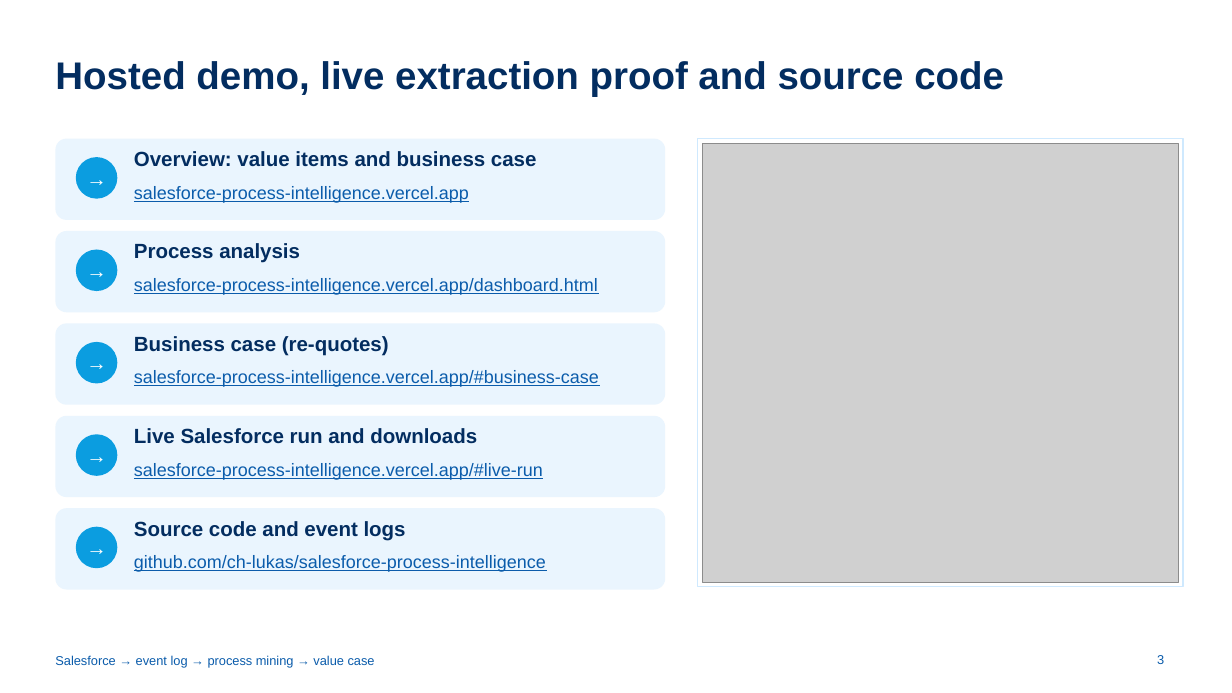
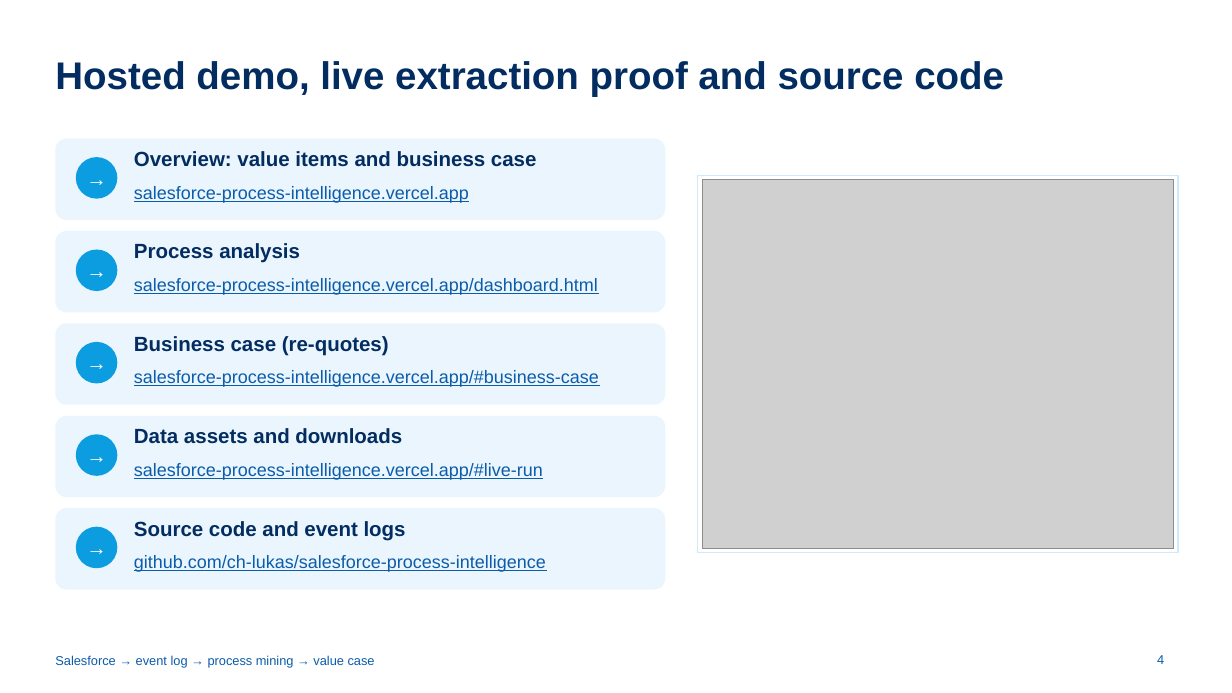
Before and after one commit to ch-lukas/salesforce-process-intelligence, a slide deck: slide 4 of deck/salesforce-process-intelligence-tech-setup.pptx (slide 3 before the commit). Drawn at 1232x693 pixels with LibreOffice and Linux fonts; fonts in the diff are those of the drawing; grey boxes stand for pictures. Boxes give left, top, right and bottom in pixels: in the first picture for what was removed or moved away, otherwise in the second. Text is boxed around its words. In the diff, an @@ line names an element or a change of style, - is before the commit and + after.

```diff
--- a/deck/salesforce-process-intelligence-tech-setup.pptx
+++ b/deck/salesforce-process-intelligence-tech-setup.pptx
@@ rectangle resized from (x1=698, y1=139, x2=1183, y2=587) to (x1=698, y1=176, x2=1178, y2=553) @@
@@ picture resized from (x1=702, y1=143, x2=1178, y2=582) to (x1=702, y1=180, x2=1174, y2=548) @@
@@ text at (x1=134, y1=428, x2=402, y2=444): text changed @@
-Live Salesforce run and downloads
+Data assets and downloads
@@ page number at (x1=1157, y1=655, x2=1164, y2=664): text changed @@
-3
+4
```
Also in this commit, not shown: 2 other slides changed, 1 slide added, 6 other files.
